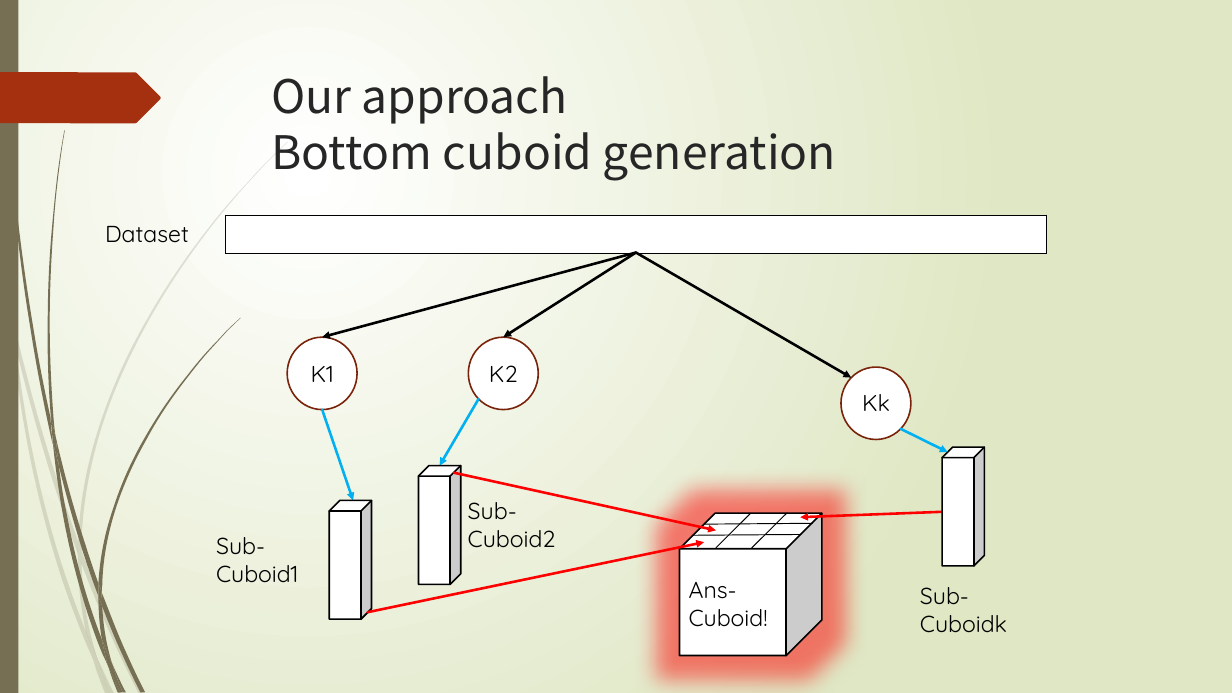
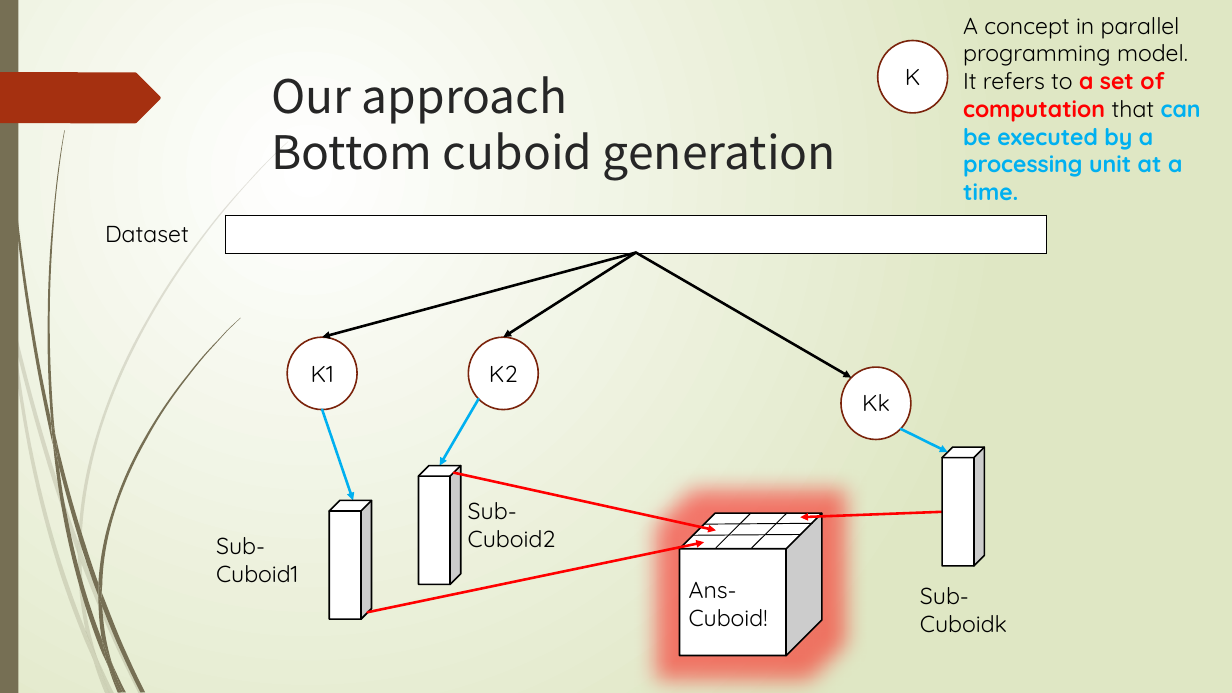
Before and after one commit to thoh-testarossa/Mirage-docs, a slide deck: slide 15 of thoh/gradurate_thesis/答辩.pptx (slide 6 before the commit). Drawn at 1232x693 pixels with LibreOffice and Linux fonts; fonts in the diff are those of the drawing. Boxes give left, top, right and bottom in pixels: in the first picture for what was removed or moved away, otherwise in the second. Text is boxed around its words. In the diff, an @@ line names an element or a change of style, - is before the commit and + after.

```diff
--- a/thoh/gradurate_thesis/答辩.pptx
+++ b/thoh/gradurate_thesis/答辩.pptx
@@ text added at <box>963,17,1201,201</box>, 18 pt, text #000000, bold @@
+A concept in parallel programming model.
+It refers to a set of computation that can be executed by a processing unit at a time.
@@ ellipse added at <box>878,41,948,113</box>, fill #FFFFFF, outline #7A240C 1.25 pt @@
@@ text added at <box>905,69,921,85</box>, 18 pt, text #000000 @@
+K
```
Also in this commit, not shown: 5 other slides changed, 13 slides added, 3 slides removed, 16 other files.
